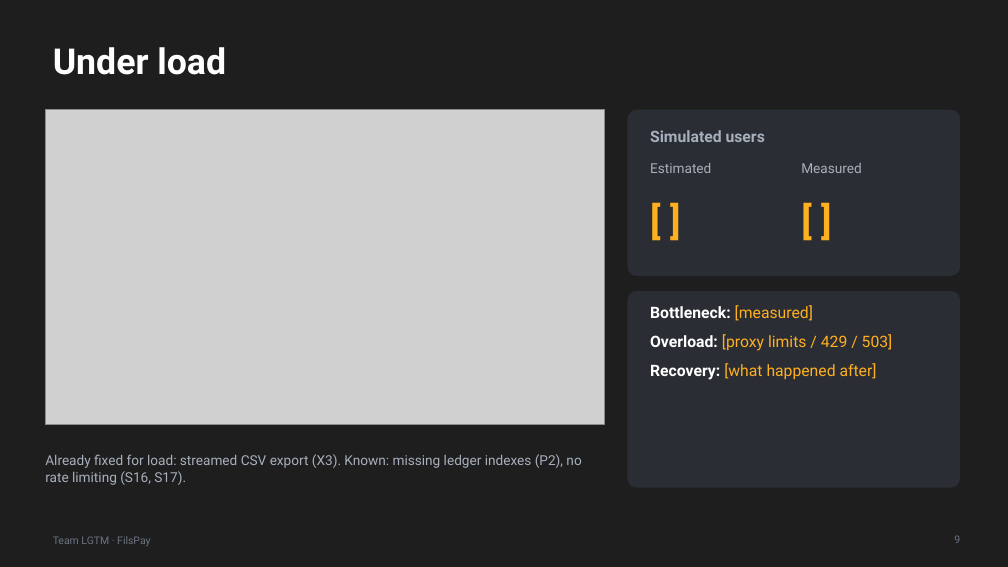
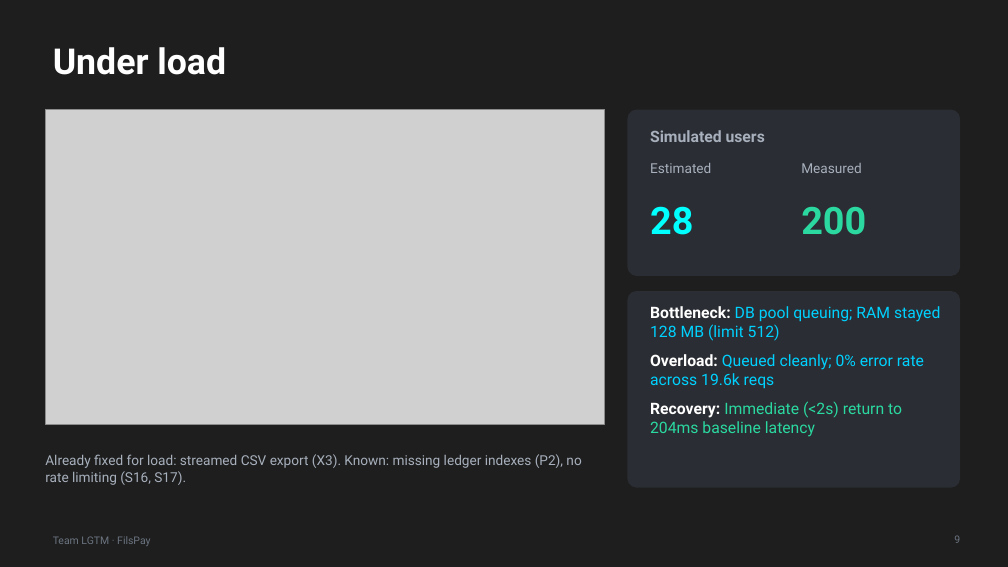
Before and after one commit to akheelnazim/fils-pay, a slide deck: slide 9 of submission/LGTM_FilsPay_Slides.pptx. Drawn at 1008x567 pixels with LibreOffice and Linux fonts; fonts in the diff are those of the drawing; grey boxes stand for pictures. Boxes give left, top, right and bottom in pixels: in the first picture for what was removed or moved away, otherwise in the second. Text is boxed around its words. In the diff, an @@ line names an element or a change of style, - is before the commit and + after.

Commit message:
docs(capacity): record production load test results, charts and capacity report
What: Executes automated k6 load tests against the Dilmune Cloud production
deployment (139.59.92.10) and documents the measured results across
submission/LGTM_FilsPay_Submission.docx, submission/LGTM_FilsPay_Slides.pptx,
submission/capacity-load-test.md, and new loadtest/ runner scripts and charts.
Why: Replaces pending capacity/load-test placeholders in the hackathon submission
with real verified production data.
Impact: Demonstrates verified capacity of 200 concurrent simulated users at
123.4 req/s (peak 180 req/s) with 0.00% error rate across 19,610 requests;
confirms memory stability at 128 MB RSS peak under streaming CSV exports (X3).
Details:
- Baseline FP-209 replication (30 VUs, 60s): 60.0 req/s, p50 233ms, p95 427ms, 0% errors.
- Capacity saturation ramp (25 to 200 VUs, 2m05s): 123.4 req/s, p50 478ms, p95 1.38s, 0% errors.
- Visual chart generated and embedded in docx and pptx (submission/loadtest.png).
- Public checkout token URL and live deployment URLs filled in.
Conflicts: Rebased onto origin/main (commit ebaa072). Merged build-doc.cjs and
build-deck.cjs with team's Tech Innovation theme updates, preserving fix counts
and theme styling while populating verified load test metrics and chart.

```diff
--- a/submission/LGTM_FilsPay_Slides.pptx
+++ b/submission/LGTM_FilsPay_Slides.pptx
@@ text at (x1=650, y1=206, x2=693, y2=235): text changed; text colour #FFB020 to #00FFFF @@
-[ ]
+28
@@ text at (x1=801, y1=207, x2=866, y2=235): text changed; text colour #FFB020 to #2BD9A0 @@
-[ ]
+200
@@ text at (x1=650, y1=306, x2=940, y2=437): text changed; text colour #FFB020 to #00D1FF @@
-Bottleneck: [measured]
-Overload: [proxy limits / 429 / 503]
-Recovery: [what happened after]
+Bottleneck: DB pool queuing; RAM stayed 128 MB (limit 512)
+Overload: Queued cleanly; 0% error rate across 19.6k reqs
+Recovery: Immediate (<2s) return to 204ms baseline latency
```
Also in this commit, not shown: 2 other slides changed, 14 other files.
